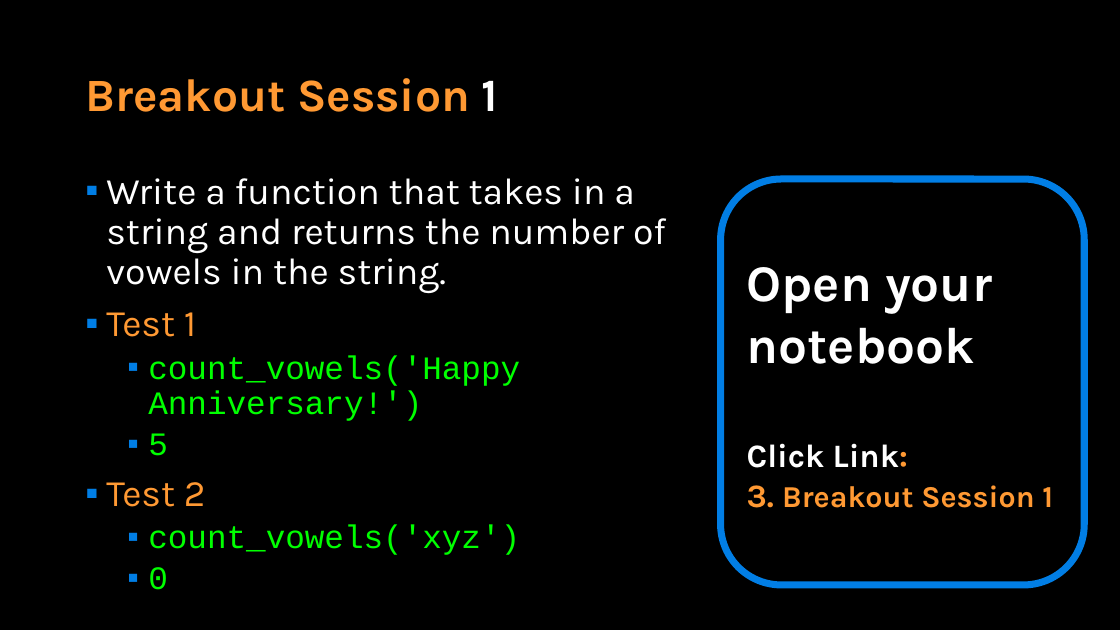
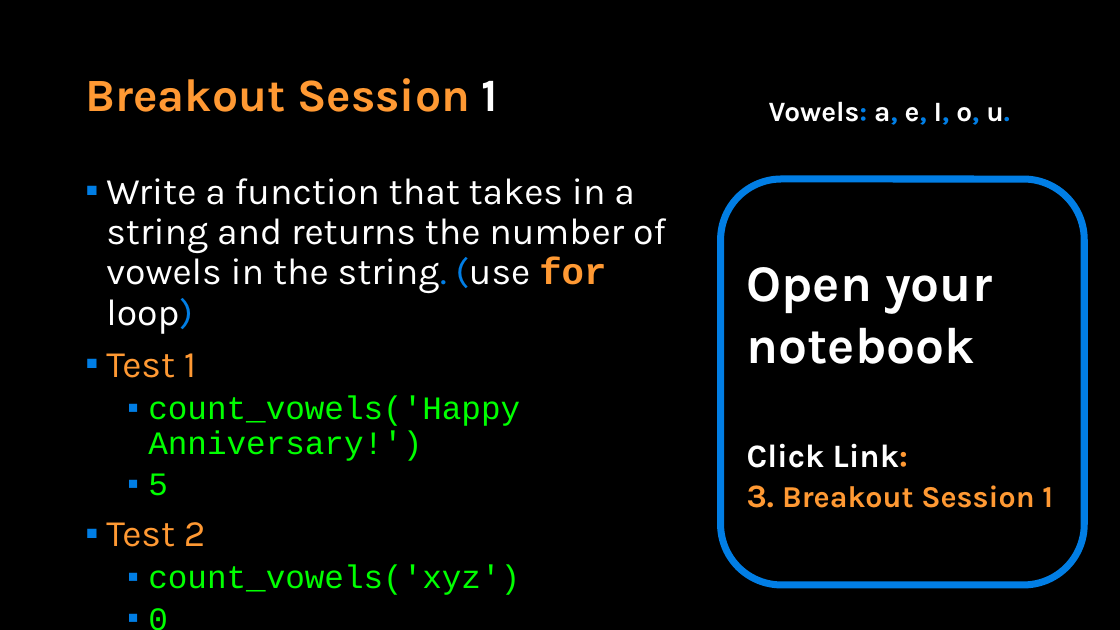
Before and after one commit to APS106/APS106-winter-2022-material, a slide deck: slide 27 of lectures/week6/lecture1/slides/week6_lecture1.pptx. Drawn at 1120x630 pixels with LibreOffice and Linux fonts; fonts in the diff are those of the drawing; background and template pictures are left out. Boxes give left, top, right and bottom in pixels: in the first picture for what was removed or moved away, otherwise in the second. Text is boxed around its words. In the diff, an @@ line names an element or a change of style, - is before the commit and + after.

```diff
--- a/lectures/week6/lecture1/slides/week6_lecture1.pptx
+++ b/lectures/week6/lecture1/slides/week6_lecture1.pptx
@@ text added at [769,101,1010,125], 24 pt, text #FFFFFF, bold @@
+Vowels: a, e, I, o, u.
@@ text at [106,178,666,334]: text changed @@
-▪ Write a function that takes in a string and returns the number of vowels in the string.
+▪ Write a function that takes in a string and returns the number of vowels in the string. (use for loop)
```
Also in this commit, not shown: 5 other slides changed, 6 other files.
